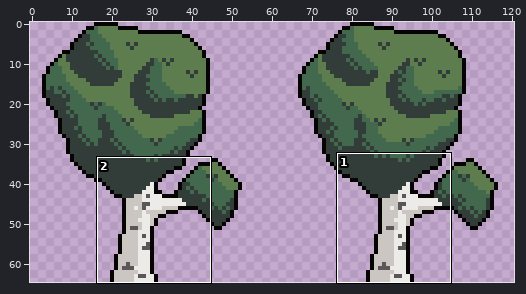
Two versions of one sprite sheet, sprites/birch_boi.png. The picture above shows the old version from afar; the outline marks the close-up.
Close-up. As it was:
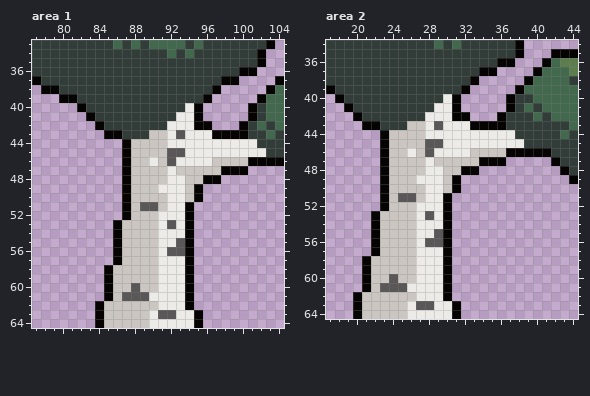
The file is 128x65 pixels. Shown: area 1: x 77..104, y 33..64; area 2: x 17..44, y 34..64. The wide view leaves out empty margins.
The same view after the edit:
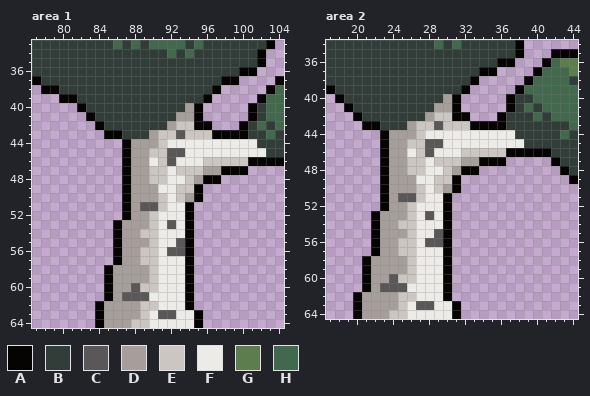
Palette (. is transparent): A #050403  B #323c39  C #595757  D #a69e9a  E #cbc6c1  F #ecebe7  G #5d7d4f  H #42694d
Changes in this commit:
Area 1:
Colour E becomes colour D in row 43 at x 90; in row 44 at x 88 to 90; in rows 45 to 46 at x 88 to 89; in row 47 at x 88 to 89 and 96 to 97; in row 48 at x 88 to 89 and 95; in row 49 at x 88 to 90.
Colour E becomes colour D in row 50 at x 88 to 90 and 94; in row 51 at x 88; in row 52 at x 88 to 89; in row 53 at x 87 to 89; in row 54 at x 87 to 88; in row 55 at x 87 to 89.
Colour E becomes colour D in rows 56 to 57 at x 87 to 88; in rows 58 to 59 at x 86 to 89; in row 60 at x 86 to 87; in row 61 at x 86; in rows 62 to 63 at x 85 to 88; in row 64 at x 85 to 87.
Colour F becomes colour D in row 40 at x 94; in row 41 at x 93 to 94; in row 42 at x 92.
Colour F becomes colour E in row 42 at x 93 to 94; in row 43 at x 92 and 94 to 96; in row 46 at x 96; in rows 49 to 50 at x 93.
Area 2:
Colour E becomes colour D in row 43 at x 26; in row 44 at x 24 to 26; in rows 45 to 46 at x 24 to 25; in row 47 at x 24 to 25 and 32 to 33; in row 48 at x 24 to 25 and 31; in row 49 at x 24 to 26.
Colour E becomes colour D in row 50 at x 24 to 26 and 30; in row 51 at x 24; in row 52 at x 24 to 25; in row 53 at x 23 to 25; in row 54 at x 23 to 24; in row 55 at x 23 to 25.
Colour E becomes colour D in rows 56 to 57 at x 23 to 24; in rows 58 to 59 at x 22 to 25; in row 60 at x 22 to 23; in row 61 at x 22; in rows 62 to 63 at x 21 to 24; in row 64 at x 21 to 23.
Colour F becomes colour D in row 40 at x 30; in row 41 at x 29 to 30; in row 42 at x 28.
Colour F becomes colour E in row 42 at x 29 to 30; in row 43 at x 28 and 30 to 32; in row 46 at x 32; in rows 49 to 50 at x 29.
Pixel boxes of the changes (left, top, right, bottom) in both close-ups:
changed: (104, 103, 221, 328)
changed: (362, 94, 479, 319)
